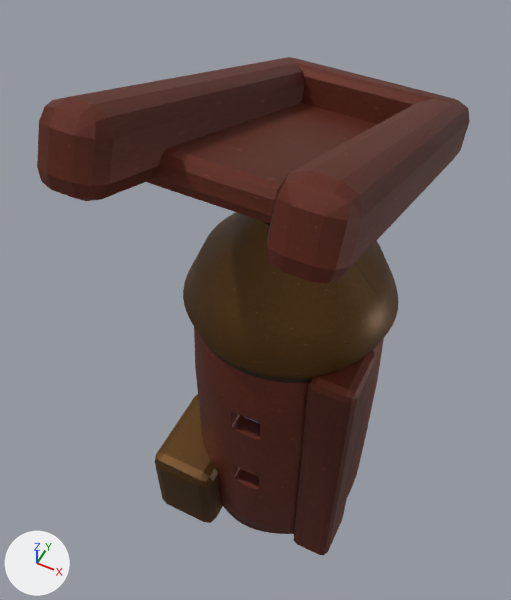
An edit to the glTF model sources/objects/achaean/defence-battery/model.glb, drawn before and after from the same camera.
Camera for both pictures: a 50 mm lens placed at (0.5, -1.214, 2.437), pointed at (-0.106, -0.002, 0.922). Arrows for +X, +Y and +Z are at lower left; the lights stay in place. The first picture is the older version. Where no turn or scale is listed for an object, it has been applied to the vertices.

Objects in the first picture: 'AC20 coral right vertical relief', 'AC20 fork channel bed', 'AC20 grounded ochre left foot', 'AC20 narrow grounded pedestal', 'AC20 separate fork rail 0', 'AC20 separate fork rail 1', 'AC20 short rear fork bridge', 'AC20 stationary ochre sloping bearing'.
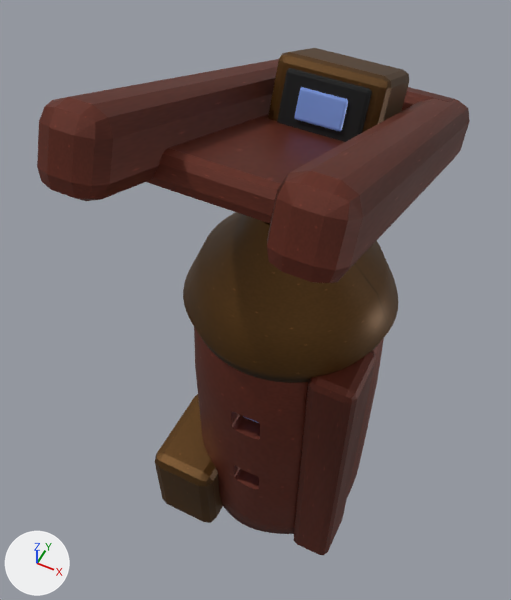
Diff of the bpy script that builds the scene:
```diff
--- a/sources/objects/achaean/defence-battery/model.glb.py
+++ b/sources/objects/achaean/defence-battery/model.glb.py
@@ me_cube_024 @@
+me_cube_024.from_pydata(...)  # 56 vertices, 108 faces; spans x -0.14..0.14, y -0.132..0.132, z -0.126..0.126
+me_cube_024.materials.append(mat_ochre_bearing_and_foot)  # picture img_ochre_bearing_and_foot
@@ me_cube_025 @@
+me_cube_025.from_pydata(...)  # 56 vertices, 108 faces; spans x -0.105..0.105, y -0.032..0.032, z -0.065..0.065
+me_cube_025.materials.append(mat_dark_source_light_backs)  # picture img_dark_source_light_backs
@@ me_cube_026 @@
+me_cube_026.from_pydata(...)  # 56 vertices, 108 faces; spans x -0.06..0.06, y -0.0178..0.0178, z -0.0346..0.0346
+me_cube_026.materials.append(mat_blue_white_status_lights)  # blue #7690d3
@@ ob_ac20_seated_emitter_housing @@
+ob_ac20_seated_emitter_housing = bpy.data.objects.new('AC20 seated emitter housing', me_cube_024)
+ob_ac20_seated_emitter_housing.location = (0.0, 0.24, 1.46)
@@ ob_ac20_recessed_dark_emitter_surround @@
+ob_ac20_recessed_dark_emitter_surround = bpy.data.objects.new('AC20 recessed dark emitter surround', me_cube_025)
+ob_ac20_recessed_dark_emitter_surround.location = (0.0, 0.135, 1.504)
@@ ob_ac20_emitter_aperture @@
+ob_ac20_emitter_aperture = bpy.data.objects.new('AC20 emitter aperture', me_cube_026)
+ob_ac20_emitter_aperture.location = (0.0, 0.124, 1.509)
```

Location of each change, [x1, y1, x2, y2] in pixels of the pictures (511 x 600 px):
'AC20 seated emitter housing', added (brown): after [268, 48, 409, 133]
'AC20 recessed dark emitter surround', added: after [277, 68, 372, 142]
'AC20 emitter aperture', added (blue): after [294, 87, 348, 131]
'AC20 short rear fork bridge', unchanged, covered by the edit: before [283, 58, 455, 124]; after [402, 87, 455, 111]
